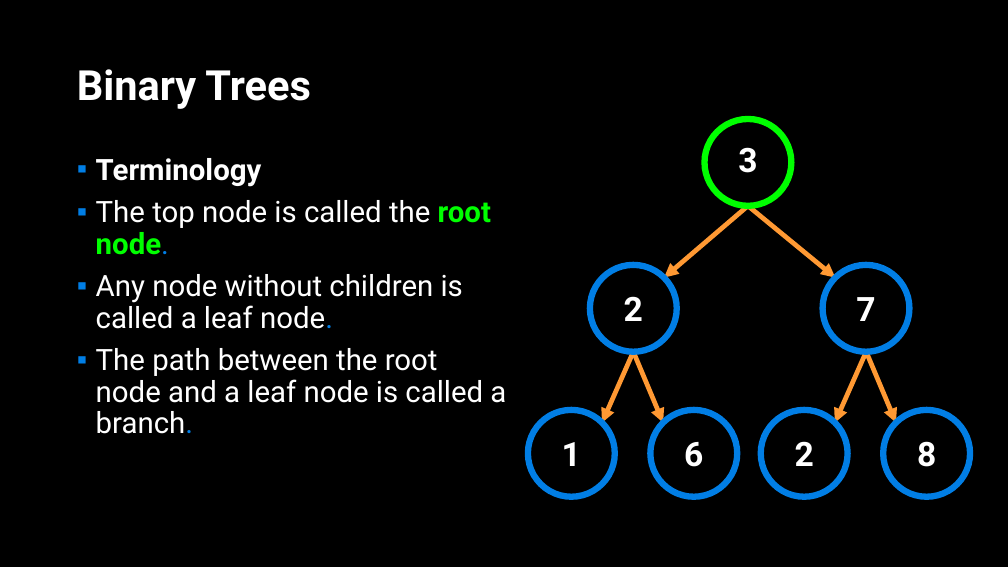
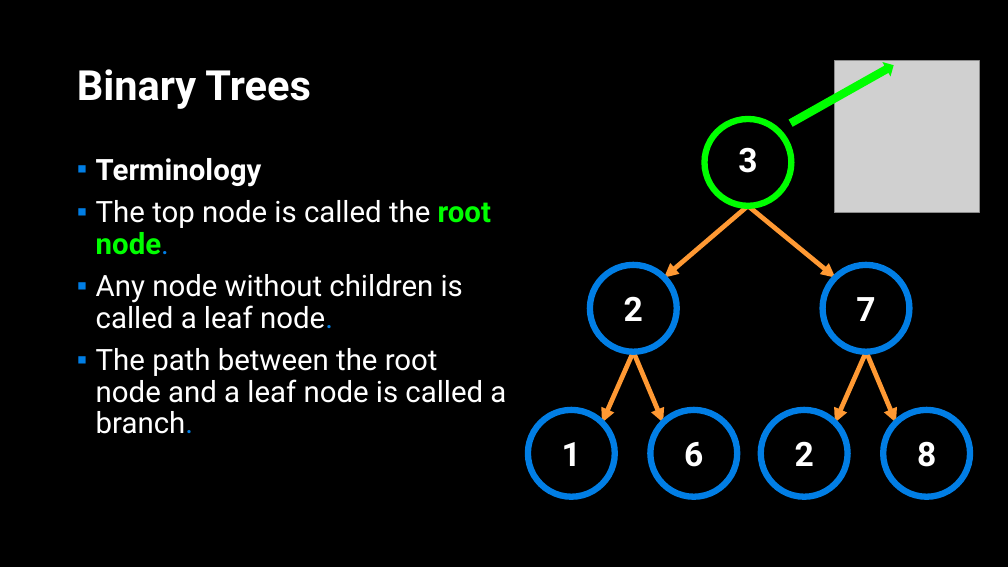
Before and after one commit to APS106/APS106-winter-2022-material, a slide deck: slide 95 of lectures/week12/lecture1/slides/week12_lecture1.pptx (slide 80 before the commit). Drawn at 1008x567 pixels with LibreOffice and Linux fonts; fonts in the diff are those of the drawing; grey boxes stand for pictures; background and template pictures are left out. Boxes give left, top, right and bottom in pixels: in the first picture for what was removed or moved away, otherwise in the second. Text is boxed around its words. In the diff, an @@ line names an element or a change of style, - is before the commit and + after.

```diff
--- a/lectures/week12/lecture1/slides/week12_lecture1.pptx
+++ b/lectures/week12/lecture1/slides/week12_lecture1.pptx
@@ right arrow added at <box>787,58,898,131</box>, fill #00FF00 @@
@@ picture added at <box>834,60,979,213</box> @@
```
Also in this commit, not shown: 8 other slides changed, 18 slides added, 3 other files.
